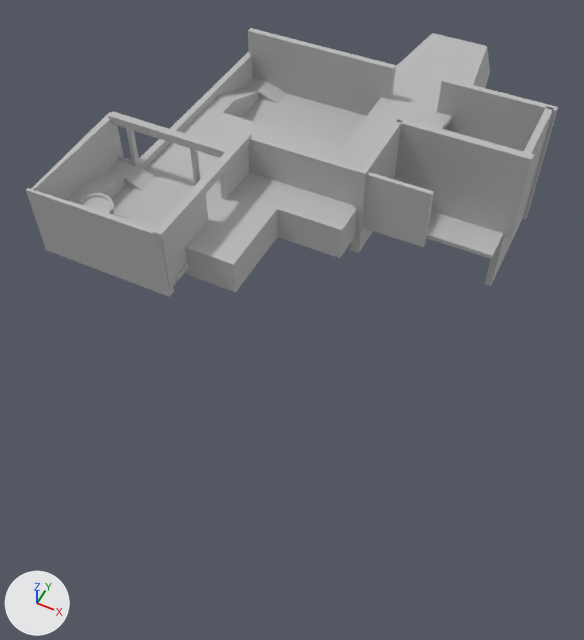
The FBX model Content/Static_Mesh/Level/LEVEL_00.fbx as it was, and as the next commit left it.
The view is the same before and after, from a 50 mm lens placed at (75.4, -93.5, 102.5), pointed at (28.0, 1.3, -16.1). Arrows for +X, +Y and +Z are at lower left; the lights stay in place. Where no turn or scale is listed for an object, it has been applied to the vertices.

Objects in the first picture: 'level'.
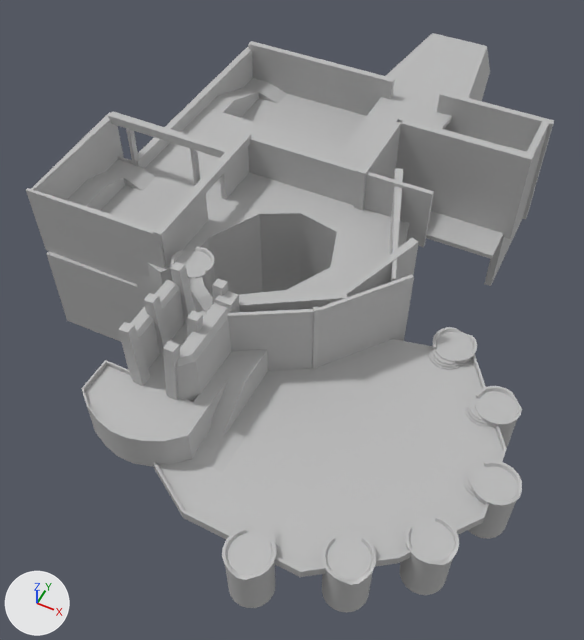
Where the newer file only moved an object's origin or applied its transform, the numbers keep the older frame.

Location of each change, (x1, y1, x2, y2) in pixels of the pictures (584 x 640 px; the box of a moved part takes in the faces that stretch with it):
'level', reshaped (115% taller): before (26, 28, 558, 297); after (26, 33, 554, 613)
part 1 of me_mesh, added: after (429, 345, 462, 370)
part 2 of me_mesh, added: after (431, 347, 459, 367)
part 3 of me_mesh, added: after (433, 350, 456, 365)
part 4 of me_mesh, added: after (465, 396, 490, 427)
part 5 of me_mesh, added: after (467, 397, 487, 424)
part 6 of me_mesh, added: after (470, 398, 483, 421)
part 7 of me_mesh, added: after (463, 463, 484, 497)
part 8 of me_mesh, added: after (465, 464, 484, 493)
part 9 of me_mesh, added: after (468, 465, 483, 487)
part 10 of me_mesh, added: after (403, 513, 436, 538)
part 11 of me_mesh, added: after (406, 515, 436, 530)
part 12 of me_mesh, added: after (410, 516, 432, 527)
part 13 of me_mesh, added: after (329, 528, 368, 539)
part 14 of me_mesh, added: after (333, 529, 363, 538)
part 15 of me_mesh, added: after (335, 531, 362, 538)
part 16 of me_mesh, added: after (246, 524, 281, 556)
part 17 of me_mesh, added: after (246, 525, 279, 552)
part 18 of me_mesh, added: after (248, 526, 276, 546)
part 19 of me_mesh, moved or reshaped: before (78, 193, 115, 215); after (222, 527, 276, 608)
part 20 of me_mesh, added: after (215, 291, 240, 313)
part 21 of me_mesh, added: after (322, 535, 377, 613)
part 22 of me_mesh, added: after (400, 515, 459, 595)
part 23 of me_mesh, added: after (468, 460, 522, 539)
part 24 of me_mesh, added: after (475, 386, 522, 448)

Patch to the scene script:
```diff
--- a/Content/Static_Mesh/Level/LEVEL_00.fbx.py
+++ b/Content/Static_Mesh/Level/LEVEL_00.fbx.py
@@ me_mesh @@
-me_mesh.from_pydata(...)  # 4450 vertices, 4470 faces; spans x -38.9..38.9, y -53.5..53.5, z -17.1..17.1
+me_mesh.from_pydata(...)  # 6360 vertices, 6772 faces; spans x -38.9..56.6, y -94.6..53.5, z -17.7..20.4
+# me_mesh part 1: a new loose piece, a 20-sided cylinder along z spanning x 35.45..41.45, y -48.19..-42.19, z 2.91..3.23, in mat_lambert1 (grey #bcbcbc)
+# me_mesh part 2: a new loose piece, a 20-sided cylinder along z spanning x 35.79..41.12, y -47.86..-42.53, z 3.2..3.52, in mat_lambert1 (grey #bcbcbc)
+# me_mesh part 3: a new loose piece, a 20-sided cylinder along z spanning x 36.14..40.76, y -47.51..-42.88, z 3.44..3.76, in mat_lambert1 (grey #bcbcbc)
+# me_mesh part 4: a new loose piece, a 20-sided cylinder along z spanning x 44.38..50.37, y -56.21..-50.21, z 2.91..3.23, in mat_lambert1 (grey #bcbcbc)
+# me_mesh part 5: a new loose piece, a 20-sided cylinder along z spanning x 44.71..50.04, y -55.87..-50.54, z 3.2..3.52, in mat_lambert1 (grey #bcbcbc)
+# me_mesh part 6: a new loose piece, a 20-sided cylinder along z spanning x 45.06..49.69, y -55.52..-50.89, z 3.44..3.76, in mat_lambert1 (grey #bcbcbc)
+# me_mesh part 7: a new loose piece, a 20-sided cylinder along z spanning x 48.11..54.11, y -68.39..-62.39, z 2.91..3.23, in mat_lambert1 (grey #bcbcbc)
+# me_mesh part 8: a new loose piece, a 20-sided cylinder along z spanning x 48.45..53.78, y -68.06..-62.73, z 3.2..3.52, in mat_lambert1 (grey #bcbcbc)
+# me_mesh part 9: a new loose piece, a 20-sided cylinder along z spanning x 48.8..53.43, y -67.7..-63.08, z 3.44..3.76, in mat_lambert1 (grey #bcbcbc)
+# me_mesh part 10: a new loose piece, a 20-sided cylinder along z spanning x 43.35..49.35, y -79.98..-73.98, z 2.91..3.23, in mat_lambert1 (grey #bcbcbc)
+# me_mesh part 11: a new loose piece, a 20-sided cylinder along z spanning x 43.69..49.02, y -79.64..-74.31, z 3.2..3.52, in mat_lambert1 (grey #bcbcbc)
+# me_mesh part 12: a new loose piece, a 20-sided cylinder along z spanning x 44.04..48.67, y -79.29..-74.67, z 3.44..3.76, in mat_lambert1 (grey #bcbcbc)
+# me_mesh part 13: a new loose piece, a 20-sided cylinder along z spanning x 34.76..40.76, y -86.78..-80.78, z 2.91..3.23, in mat_lambert1 (grey #bcbcbc)
+# me_mesh part 14: a new loose piece, a 20-sided cylinder along z spanning x 35.09..40.42, y -86.45..-81.12, z 3.2..3.52, in mat_lambert1 (grey #bcbcbc)
+# me_mesh part 15: a new loose piece, a 20-sided cylinder along z spanning x 35.45..40.07, y -86.1..-81.47, z 3.44..3.76, in mat_lambert1 (grey #bcbcbc)
+# me_mesh part 16: a new loose piece, a 20-sided cylinder along z spanning x 23.53..29.53, y -91.7..-85.7, z 2.91..3.23, in mat_lambert1 (grey #bcbcbc)
+# me_mesh part 17: a new loose piece, a 20-sided cylinder along z spanning x 23.87..29.2, y -91.36..-86.03, z 3.2..3.52, in mat_lambert1 (grey #bcbcbc)
+# me_mesh part 18: a new loose piece, a 20-sided cylinder along z spanning x 24.22..28.84, y -91.01..-86.39, z 3.44..3.76, in mat_lambert1 (grey #bcbcbc)
+# me_mesh part 19: the loose piece of 116 vertices spanning x -34.6..-27.3, y -49.5..-42.2, z -1.1..9.5 is turned -120.2 degrees about the z axis through its middle, then moved by (57.1, -45.1, -5.0)
+# me_mesh part 20: a new loose piece, a box spanning x 5.9..8.6, y -63.3..-60.8, z -1.0..18.3, in mat_lambert1 (grey #bcbcbc)
+# me_mesh part 21: the loose piece of 116 vertices spanning x -34.6..-27.3, y -49.5..-42.2, z -1.1..9.5 is copied, and the copy is turned -94 degrees about the z axis through its middle, then moved by (69.4, -39.6, -5.0); it spans x 34.9..42.2, y -89.1..-81.8, z -6.1..4.5
+# me_mesh part 22: the loose piece of 116 vertices spanning x -34.6..-27.3, y -49.5..-42.2, z -1.1..9.5 is copied, and the copy is turned -73.4 degrees about the z axis through its middle, then moved by (78.6, -32.3, -5.0); it spans x 44.0..51.3, y -81.8..-74.4, z -6.1..4.5
+# me_mesh part 23: the loose piece of 116 vertices spanning x -34.6..-27.3, y -49.5..-42.2, z -1.1..9.5 is copied, and the copy is turned -37.3 degrees about the z axis through its middle, then moved by (83.9, -19.8, -5.0); it spans x 49.5..56.6, y -69.3..-62.0, z -6.1..4.5
+# me_mesh part 24: the loose piece of 116 vertices spanning x -34.6..-27.3, y -49.5..-42.2, z -1.1..9.5 is copied, and the copy is turned 2.1 degrees about the z axis through its middle, then moved by (80.0, -6.4, -5.0); it spans x 45.4..52.7, y -55.9..-48.6, z -6.1..4.5
+# me_mesh part 25: the loose piece of 116 vertices spanning x -34.6..-27.3, y -49.5..-42.2, z -1.1..9.5 is copied, and the copy is turned 44.1 degrees about the z axis through its middle, then moved by (69.9, 2.4, -5.0); it spans x 35.3..42.6, y -46.8..-39.7, z -6.1..4.5
+# me_mesh part 26: 17 vertices moved from x -34.1..38.2, y -30.5..20.0, z 6.3..12.2 to x -34.1..38.2, y -29.2..20.0, z 7.8..8.9; 5 vertices removed from x -0.7..12.5, y -47.0..-30.5, z 1.6..8.6; 571 vertices added at x -38.0..53.0, y -90.1..19.9, z -17.7..20.4
 me_mesh.materials.append(mat_lambert1)
```
